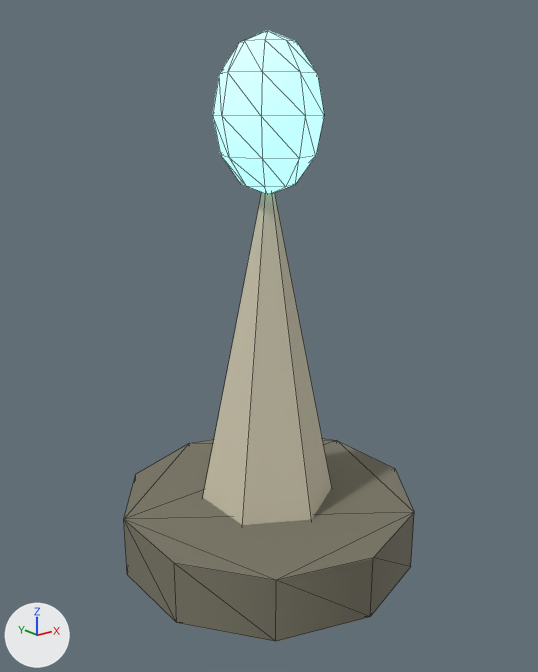
Two versions of the glTF model assets/models/env/memory_stone.glb, one commit apart.
Camera for both pictures: a 50 mm camera at (-1.729, -2.167, 1.792) aimed at (-0.012, -0.021, 0.934). The axes (+X, +Y, +Z) are drawn at lower left. The lights are the same throughout. The picture after the commit comes second. Mesh edges are drawn as thin lines. Objects named as collision shapes, trigger or cutter boxes, shadow casters or lower levels of detail are left out. Vertices at exactly the same position are counted once.

The scene before the commit, as lines of its bpy script (objects in view):
```python
me_glow = bpy.data.meshes.new('Glow')
me_glow.from_pydata(...)  # an icosphere of 80 faces spanning x -0.2..0.2, y -0.2..0.2, z 1.47..2.03
me_glow.materials.append(mat_vk_spirit)  # cyan #8fe3d6, glowing cyan #a1fff0
me_memorystone = bpy.data.meshes.new('MemoryStone')
me_memorystone.from_pydata(...)  # a 10-sided cylinder along z spanning x -0.57..0.57, y -0.6..0.6, z -0.01..0.25, material slot 0; a 6-sided cone pointing to +z spanning x -0.24..0.24, y -0.28..0.28, z 0.2..1.6, material slot 1
me_memorystone.materials.append(mat_vk_stone_dark)  # dark yellow #7a7666
me_memorystone.materials.append(mat_vk_stone_light)  # pale yellow #cfc8b0
ob_glow = bpy.data.objects.new('Glow', me_glow)
ob_glow.location = (0.0, 0.0, 0.0)
ob_memorystone = bpy.data.objects.new('MemoryStone', me_memorystone)
ob_memorystone.location = (0.0, 0.0, 0.0)
```
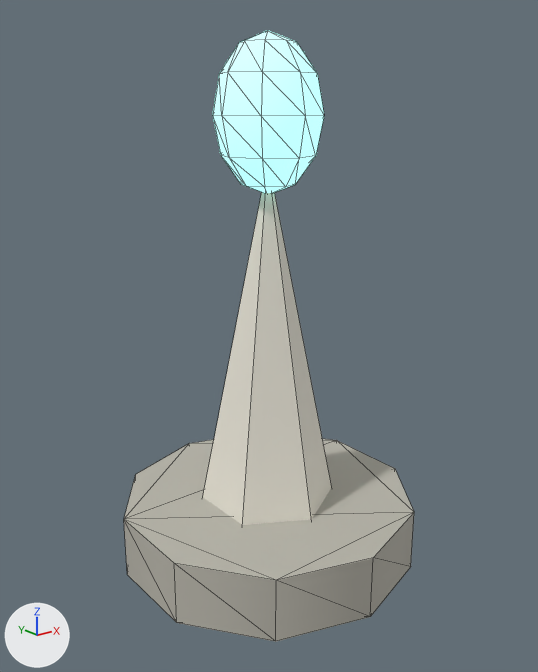
What changed in the scene script:
```text
Add mat_vk_vcol:
    mat_vk_vcol = bpy.data.materials.new('VK_vcol')
    mat_vk_vcol.use_nodes = True; mat_vk_vcol.node_tree.nodes.clear()
    _N = mat_vk_vcol.node_tree.nodes; _L = mat_vk_vcol.node_tree.links
    n0 = _N.new('ShaderNodeBsdfPrincipled'); n0.name = 'Principled BSDF'
    n0.inputs[2].default_value = 0.9  # 'Roughness'
    n1 = _N.new('ShaderNodeOutputMaterial'); n1.name = 'Material Output'
    n2 = _N.new('ShaderNodeVertexColor'); n2.name = 'Color Attribute'
    _L.new(n0.outputs[0], n1.inputs[0])  # 'BSDF' to 'Surface'
    _L.new(n2.outputs[0], n0.inputs[0])  # 'Color' to 'Base Color'
Change me_memorystone:
    where me_memorystone.from_pydata(...)  # 27 vertices, 46 faces; spans x -0.57..0.57, y -0.6..0.6, z -0.01..1.6
    used by ob_memorystone; location = (0.0, 0.0, 0.0)
    me_memorystone part 1: 36 faces spanning x -0.57..0.57, y -0.6..0.6, z -0.01..0.25 switch from mat_vk_stone_dark (dark yellow #7a7666) to mat_vk_vcol
    me_memorystone part 2: 10 faces spanning x -0.24..0.24, y -0.28..0.28, z 0.2..1.6 switch from mat_vk_stone_light (pale yellow #cfc8b0) to mat_vk_vcol
```

Changed parts and their boxes [x1, y1, x2, y2] in the pictures (538 x 672 px):
part 1 of me_memorystone, recoloured (lighter): [124, 439, 414, 642] in both
part 2 of me_memorystone, recoloured: [203, 192, 332, 525] in both
